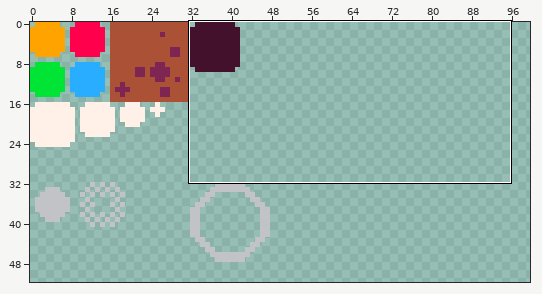
Edited in one commit: pixel-art file (Assets/Art/Aseprite/tiles.aseprite). Above: a wide view before the commit, with the close-up outlined.
Close-up. Old version:
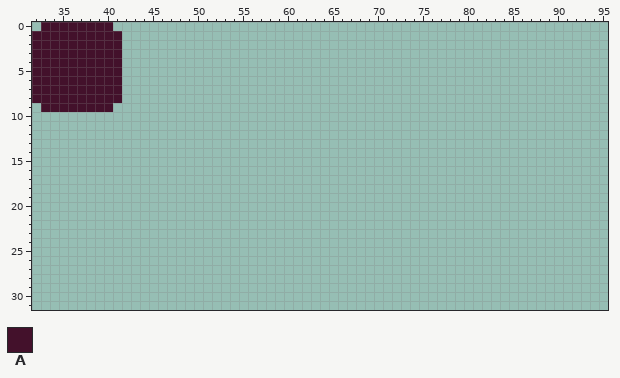
128x128 pixels, 1 frame. Shown: x 32..95, y 0..31. The wide view leaves out empty margins.
Palette (. is transparent): A #43112b
Pixels before, first column x 32:
 0 .AAAAAAAA.
 1 AAAAAAAAAA
 2 AAAAAAAAAA
 3 AAAAAAAAAA
 4 AAAAAAAAAA
 5 AAAAAAAAAA
 6 AAAAAAAAAA
 7 AAAAAAAAAA
 8 AAAAAAAAAA
 9 .AAAAAAAA.
New version:
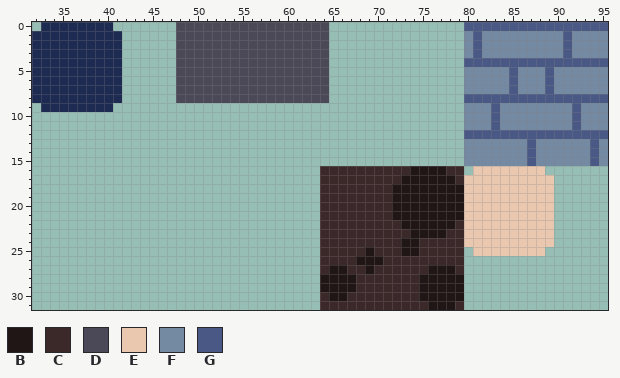
Colours new in this view: B #211616  C #3b2828  D #4b4958  E #eac8b0  F #748aa2  G #4a5886
Change:
{"colour":"A","old":"#43112b","new":"#1d2b53"}
{"y":0,"x":48,"old":".................","new":"DDDDDDDDDDDDDDDDD"}
{"y":0,"x":80,"old":"................","new":"GGGGGGGGGGGGGGGG"}
{"y":1,"x":48,"old":".................","new":"DDDDDDDDDDDDDDDDD"}
{"y":1,"x":80,"old":"................","new":"FGFFFFFFFFFGFFFF"}
{"y":2,"x":48,"old":".................","new":"DDDDDDDDDDDDDDDDD"}
{"y":2,"x":80,"old":"................","new":"FGFFFFFFFFFGFFFF"}
{"y":3,"x":48,"old":".................","new":"DDDDDDDDDDDDDDDDD"}
{"y":3,"x":80,"old":"................","new":"FGFFFFFFFFFGFFFF"}
{"y":4,"x":48,"old":".................","new":"DDDDDDDDDDDDDDDDD"}
{"y":4,"x":80,"old":"................","new":"GGGGGGGGGGGGGGGG"}
{"y":5,"x":48,"old":".................","new":"DDDDDDDDDDDDDDDDD"}
{"y":5,"x":80,"old":"................","new":"FFFFFGFFFGFFFFFF"}
{"y":6,"x":48,"old":".................","new":"DDDDDDDDDDDDDDDDD"}
{"y":6,"x":80,"old":"................","new":"FFFFFGFFFGFFFFFF"}
{"y":7,"x":48,"old":".................","new":"DDDDDDDDDDDDDDDDD"}
{"y":7,"x":80,"old":"................","new":"FFFFFGFFFGFFFFFF"}
{"y":8,"x":48,"old":".................","new":"DDDDDDDDDDDDDDDDD"}
{"y":8,"x":80,"old":"................","new":"GGGGGGGGGGGGGGGG"}
{"y":9,"x":80,"old":"................","new":"FFFGFFFFFFFFGFFF"}
{"y":10,"x":80,"old":"................","new":"FFFGFFFFFFFFGFFF"}
{"y":11,"x":80,"old":"................","new":"FFFGFFFFFFFFGFFF"}
{"y":12,"x":80,"old":"................","new":"GGGGGGGGGGGGGGGG"}
{"y":13,"x":80,"old":"................","new":"FFFFFFFGFFFFFFGF"}
{"y":14,"x":80,"old":"................","new":"FFFFFFFGFFFFFFGF"}
{"y":15,"x":80,"old":"................","new":"FFFFFFFGFFFFFFGF"}
{"y":16,"x":64,"old":"................","new":"CCCCCCCCCCBBBBCC"}
{"y":16,"x":81,"old":"........","new":"EEEEEEEE"}
{"y":17,"x":64,"old":"..........................","new":"CCCCCCCCCBBBBBBCEEEEEEEEEE"}
{"y":18,"x":64,"old":"..........................","new":"CCCCCCCCBBBBBBBBEEEEEEEEEE"}
{"y":19,"x":64,"old":"..........................","new":"CCCCCCCCBBBBBBBBEEEEEEEEEE"}
{"y":20,"x":64,"old":"..........................","new":"CCCCCCCCBBBBBBBBEEEEEEEEEE"}
{"y":21,"x":64,"old":"..........................","new":"CCCCCCCCBBBBBBBBEEEEEEEEEE"}
{"y":22,"x":64,"old":"..........................","new":"CCCCCCCCCBBBBBBCEEEEEEEEEE"}
{"y":23,"x":64,"old":"..........................","new":"CCCCCCCCCCBBBBCCEEEEEEEEEE"}
{"y":24,"x":64,"old":"..........................","new":"CCCCCCCCCBBCCCCCEEEEEEEEEE"}
{"y":25,"x":64,"old":"................","new":"CCCCCBCCCBBCCCCC"}
{"y":25,"x":81,"old":"........","new":"EEEEEEEE"}
{"y":26,"x":64,"old":"................","new":"CCCCBBBCCCCCCCCC"}
{"y":27,"x":64,"old":"................","new":"CBBCCBCCCCCCBBBC"}
{"y":28,"x":64,"old":"................","new":"BBBBCCCCCCCBBBBB"}
{"y":29,"x":64,"old":"................","new":"BBBBCCCCCCCBBBBB"}
{"y":30,"x":64,"old":"................","new":"CBBCCCCCCCCBBBBB"}
{"y":31,"x":64,"old":"................","new":"CCCCCCCCCCCCBBBC"}
{"label":"changed","picture_box":[32,22,122,112]}
{"label":"added","picture_box":[176,22,608,310]}
